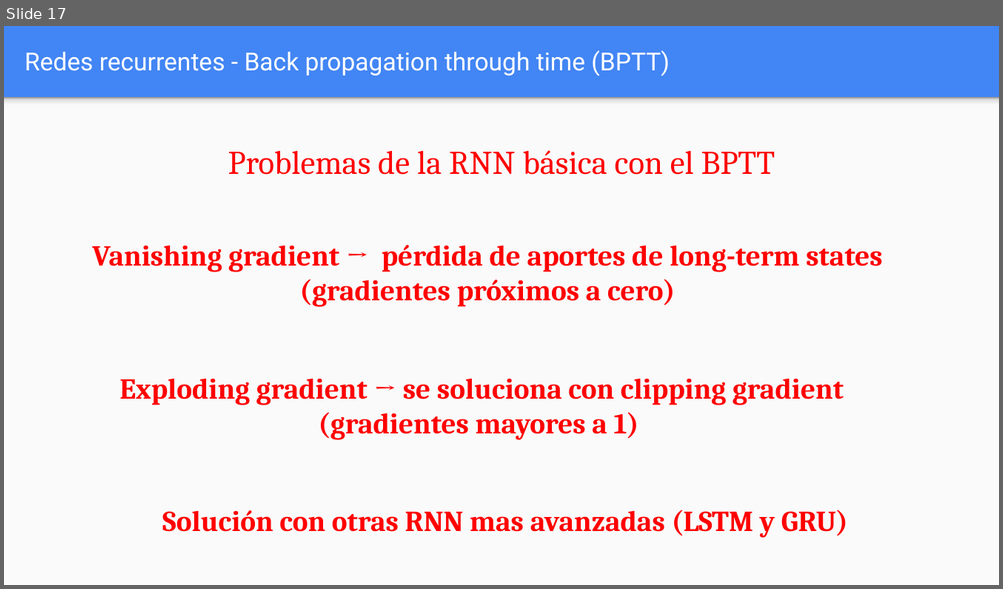
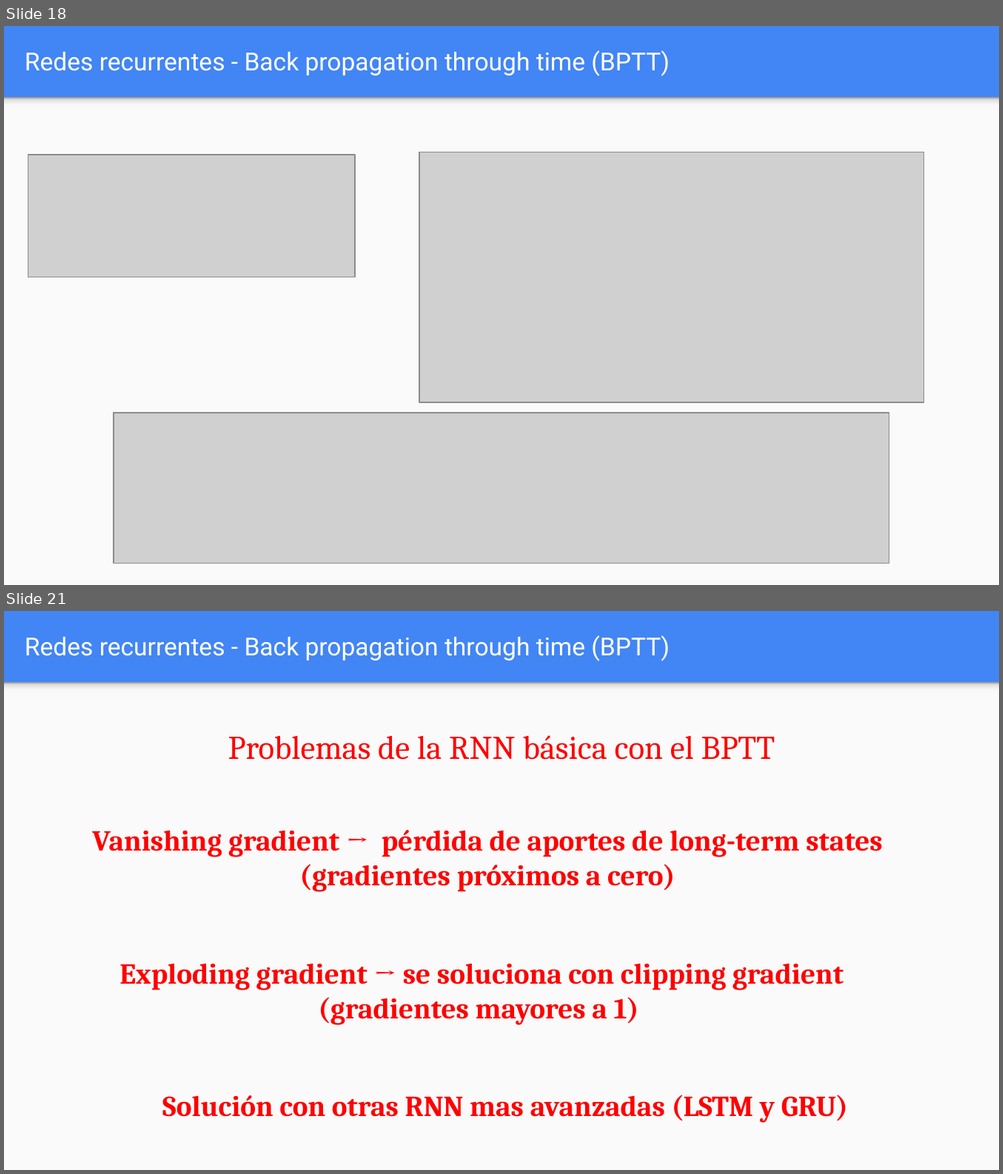
Before and after one commit to FIUBA-Posgrado-Inteligencia-Artificial/aprendizaje_profundo, a slide deck: clase_6/teoria/Clase_6.pptx. Shown one above the other, each under a label of ours: slide 17 before the commit, slides 18 and 21 after it; the slides between them are not shown. The pictures are 1003x589 and 1003x1174 pixels, drawn with LibreOffice and Linux fonts; fonts in the diff are those of the drawing; grey boxes stand for pictures. Boxes give left, top, right and bottom in pixels: in the first picture for what was removed or moved away, otherwise in the second. Text is boxed around its words. In the diff, an @@ line names an element or a change of style, - is before the commit and + after.

```diff
--- a/clase_6/teoria/Clase_6.pptx
+++ b/clase_6/teoria/Clase_6.pptx
@@ slide 18 added at bbox=[4, 26, 999, 585], background #4285F4; not listed: 2 template elements that a slide beside it also shows @@
@@ title added at bbox=[25, 50, 669, 76], 18 pt, text #FFFFFF @@
+Redes recurrentes - Back propagation through time (BPTT)
@@ text added at bbox=[275, 50, 735, 76], 24 pt, text #4285F4 @@
+Recurrent Neural Network (RNN)
@@ picture added at bbox=[28, 154, 355, 277] @@
@@ picture added at bbox=[418, 153, 923, 403] @@
@@ picture added at bbox=[114, 413, 888, 563] @@
@@ what was slide 17 is now slide 21 @@
```
Also in this commit, not shown: 1 slide changed, 3 other slides added, 5 other files.
